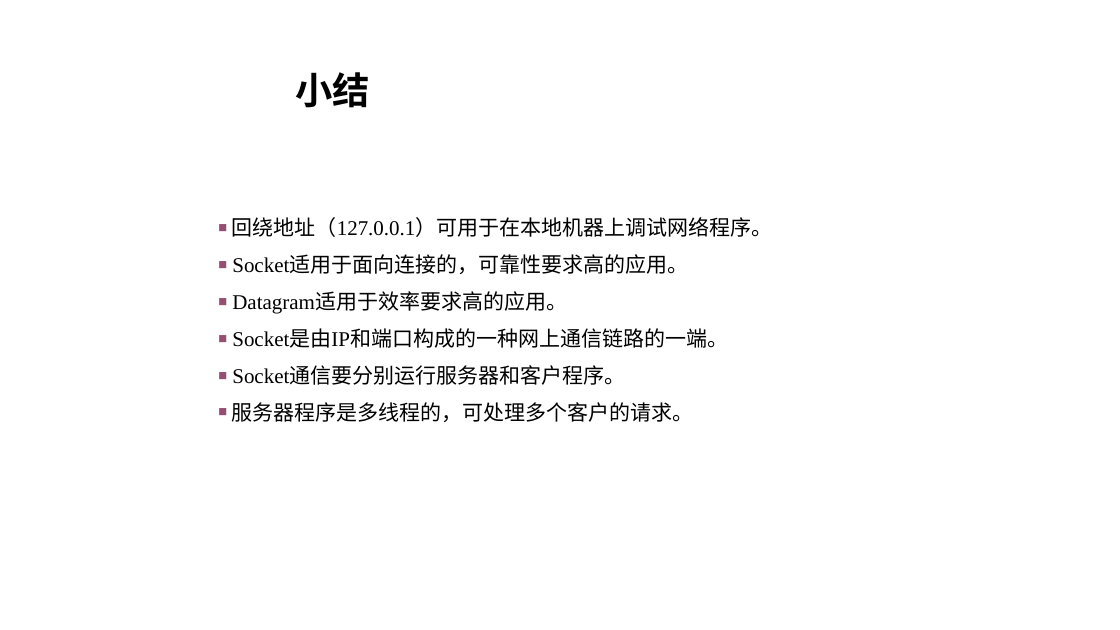
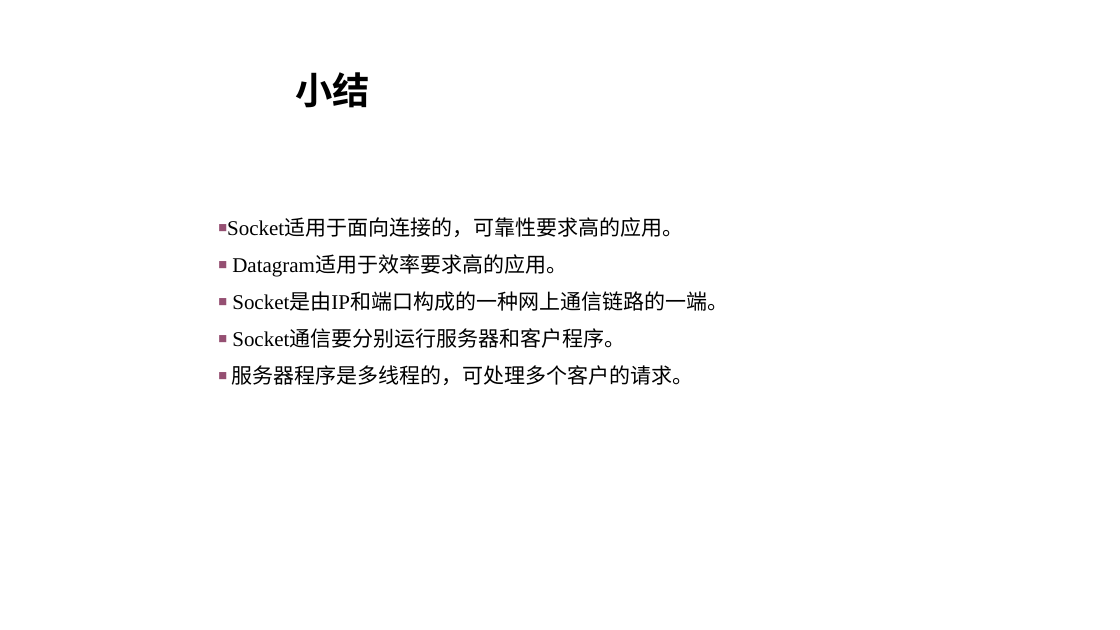
Before and after one commit to j-w-huang/oop, a slide deck: slide 60 of ch6/第六章 part4.pptx (slide 62 before the commit). Drawn at 1120x630 pixels with LibreOffice and Linux fonts; fonts in the diff are those of the drawing. Boxes give left, top, right and bottom in pixels: in the first picture for what was removed or moved away, otherwise in the second. Text is boxed around its words. In the diff, an @@ line names an element or a change of style, - is before the commit and + after.

```diff
--- a/ch6/第六章 part4.pptx
+++ b/ch6/第六章 part4.pptx
@@ text at (232,217,773,237): paragraph removed @@
-■ 回绕地址（127.0.0.1）可用于在本地机器上调试网络程序。
```
Also in this commit, not shown: 7 other slides changed, 2 slides removed, 36 other files.
